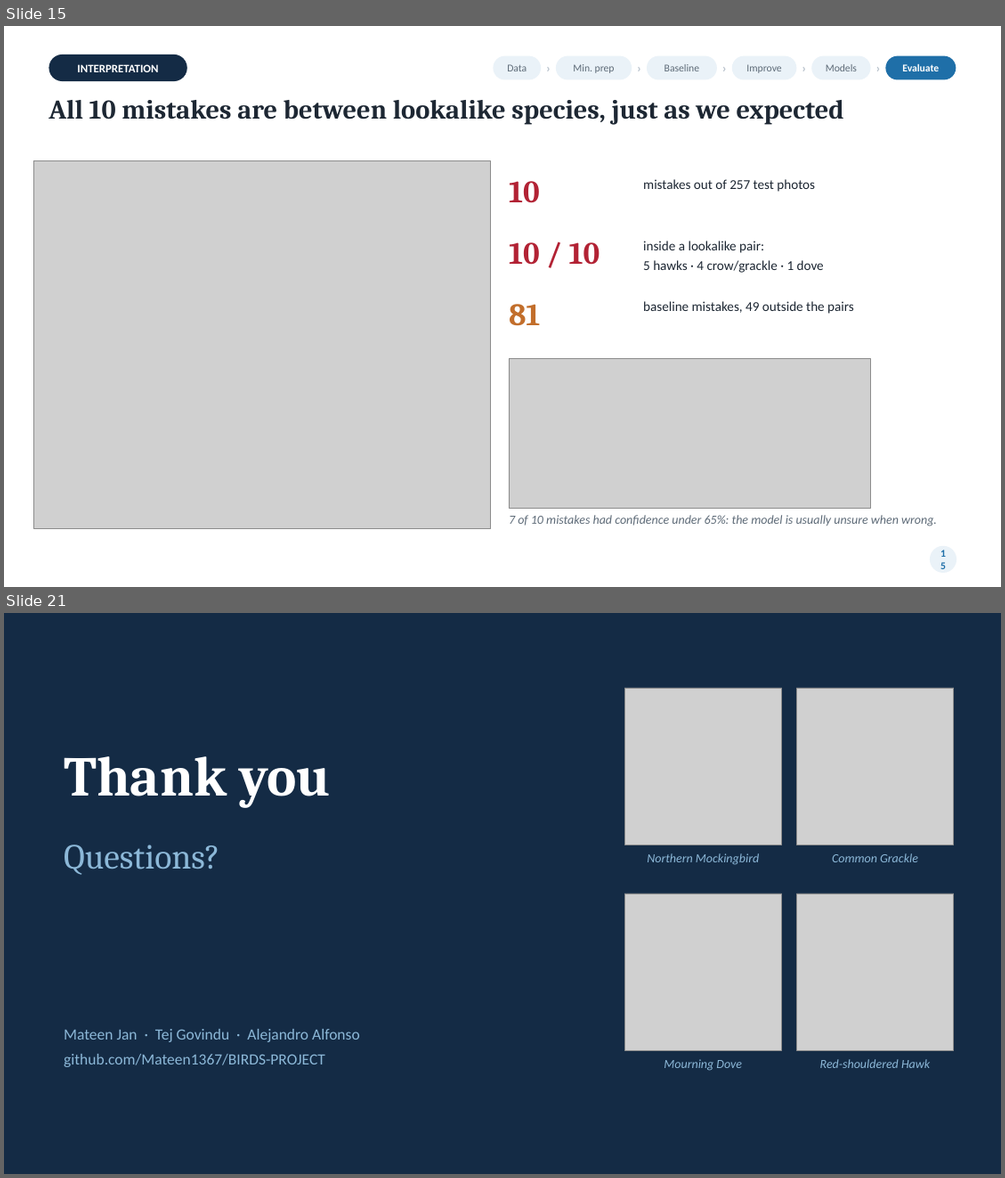
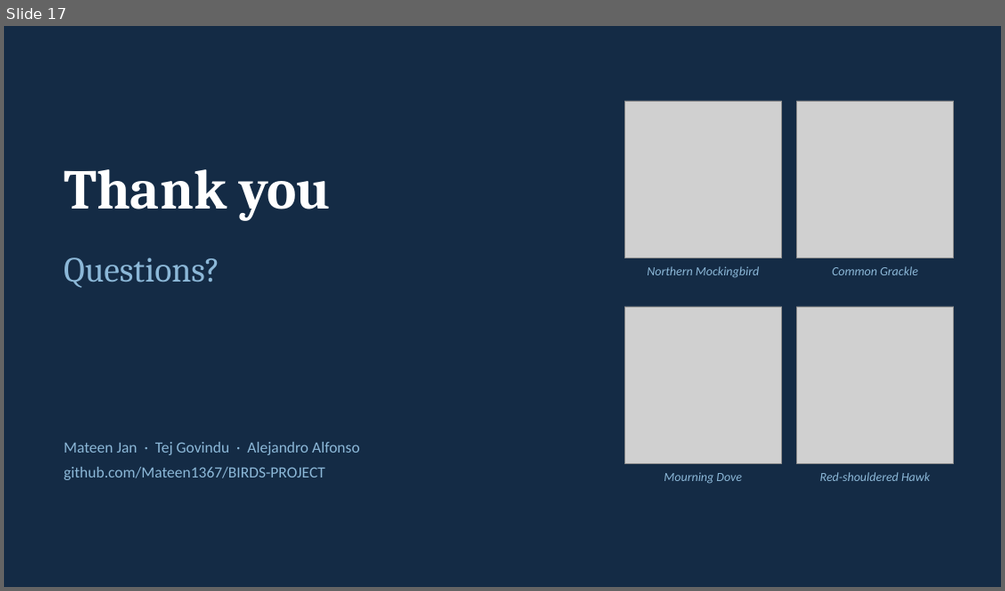
Before and after one commit to Mateen1367/BIRDS-PROJECT, a slide deck: reports/WhichTexasBird_Presentation.pptx. Shown one above the other, each under a label of ours: slides 15 and 21 before the commit, slide 17 after it; the slides between them are not shown. The pictures are 1005x1178 and 1005x591 pixels, drawn with LibreOffice and Linux fonts; fonts in the diff are those of the drawing; grey boxes stand for pictures. Boxes give left, top, right and bottom in pixels: in the first picture for what was removed or moved away, otherwise in the second. Text is boxed around its words. In the diff, an @@ line names an element or a change of style, - is before the commit and + after.

```diff
--- a/reports/WhichTexasBird_Presentation.pptx
+++ b/reports/WhichTexasBird_Presentation.pptx
@@ slide 15 removed at (x1=4, y1=26, x2=1001, y2=587), background #FFFFFF @@
@@ rounded rectangle removed at (x1=48, y1=54, x2=187, y2=81) @@
-INTERPRETATION
@@ rounded rectangle removed at (x1=493, y1=56, x2=541, y2=79) @@
-Data
@@ text removed at (x1=542, y1=56, x2=554, y2=79) @@
-›
@@ rounded rectangle removed at (x1=556, y1=56, x2=631, y2=79) @@
-Min. prep
@@ text removed at (x1=633, y1=56, x2=645, y2=79) @@
-›
@@ rounded rectangle removed at (x1=647, y1=56, x2=718, y2=79) @@
-Baseline
@@ text removed at (x1=718, y1=56, x2=730, y2=79) @@
-›
@@ rounded rectangle removed at (x1=732, y1=56, x2=796, y2=79) @@
-Improve
@@ text removed at (x1=798, y1=56, x2=810, y2=79) @@
-›
@@ rounded rectangle removed at (x1=811, y1=56, x2=871, y2=79) @@
-Models
@@ text removed at (x1=872, y1=56, x2=884, y2=79) @@
-›
@@ rounded rectangle removed at (x1=886, y1=56, x2=956, y2=79) @@
-Evaluate
@@ text removed at (x1=48, y1=100, x2=844, y2=124) @@
-All 10 mistakes are between lookalike species, just as we expected
@@ picture removed at (x1=34, y1=160, x2=490, y2=528) @@
@@ text removed at (x1=509, y1=181, x2=540, y2=203) @@
-10
@@ text removed at (x1=643, y1=179, x2=815, y2=192) @@
-mistakes out of 257 test photos
@@ text removed at (x1=509, y1=242, x2=600, y2=265) @@
-10 / 10
@@ text removed at (x1=643, y1=240, x2=824, y2=273) @@
-inside a lookalike pair:
-5 hawks · 4 crow/grackle · 1 dove
@@ text removed at (x1=509, y1=304, x2=540, y2=326) @@
-81
@@ text removed at (x1=643, y1=301, x2=854, y2=313) @@
-baseline mistakes, 49 outside the pairs
@@ picture removed at (x1=509, y1=359, x2=870, y2=508) @@
@@ text removed at (x1=509, y1=515, x2=937, y2=526) @@
-7 of 10 mistakes had confidence under 65%: the model is usually unsure when wrong.
@@ ellipse removed at (x1=930, y1=546, x2=956, y2=572) @@
-15
@@ what was slide 21 is now slide 17 @@
```
Also in this commit, not shown: 4 slides changed, 14 slides added, 17 other slides removed, 16 other files.
